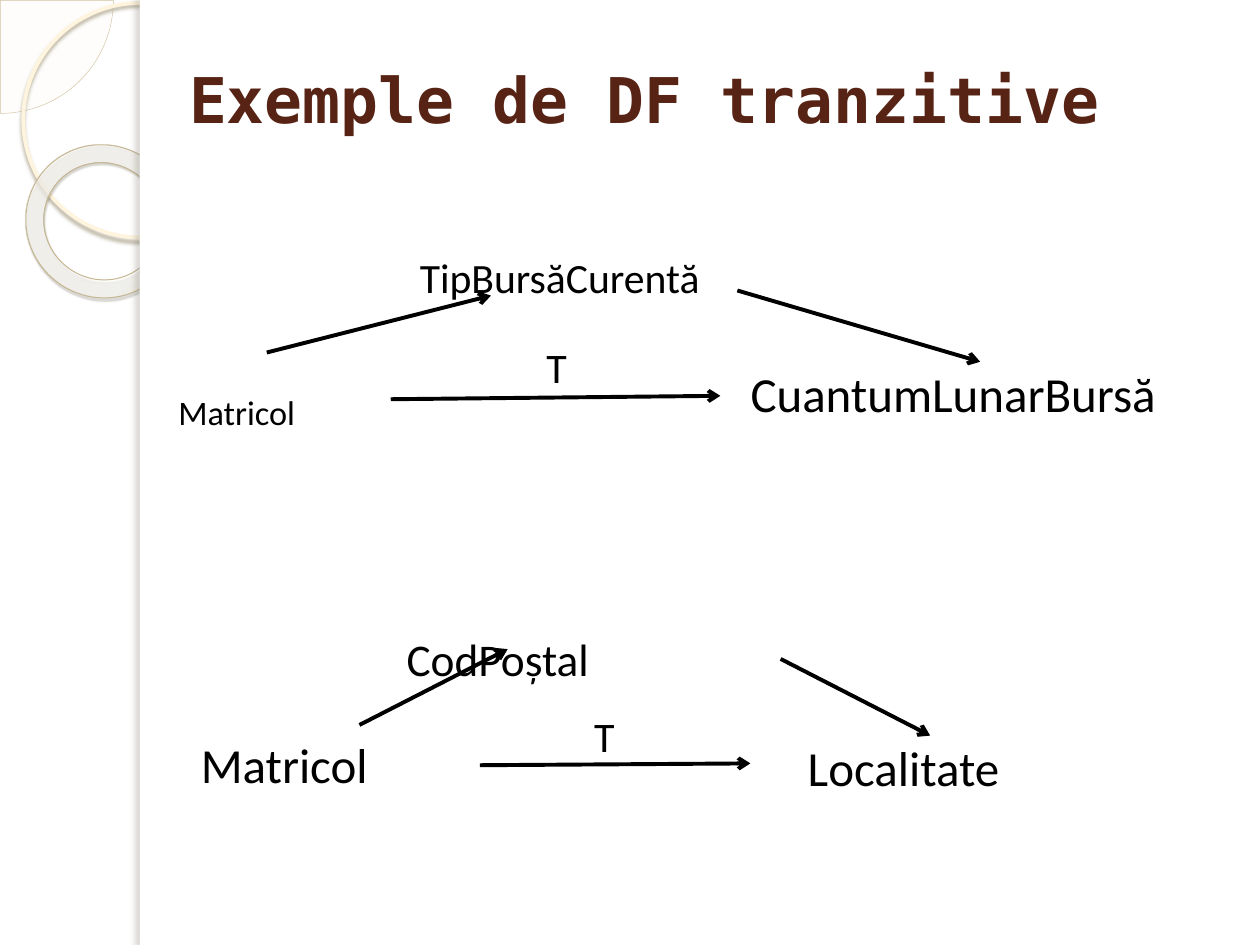
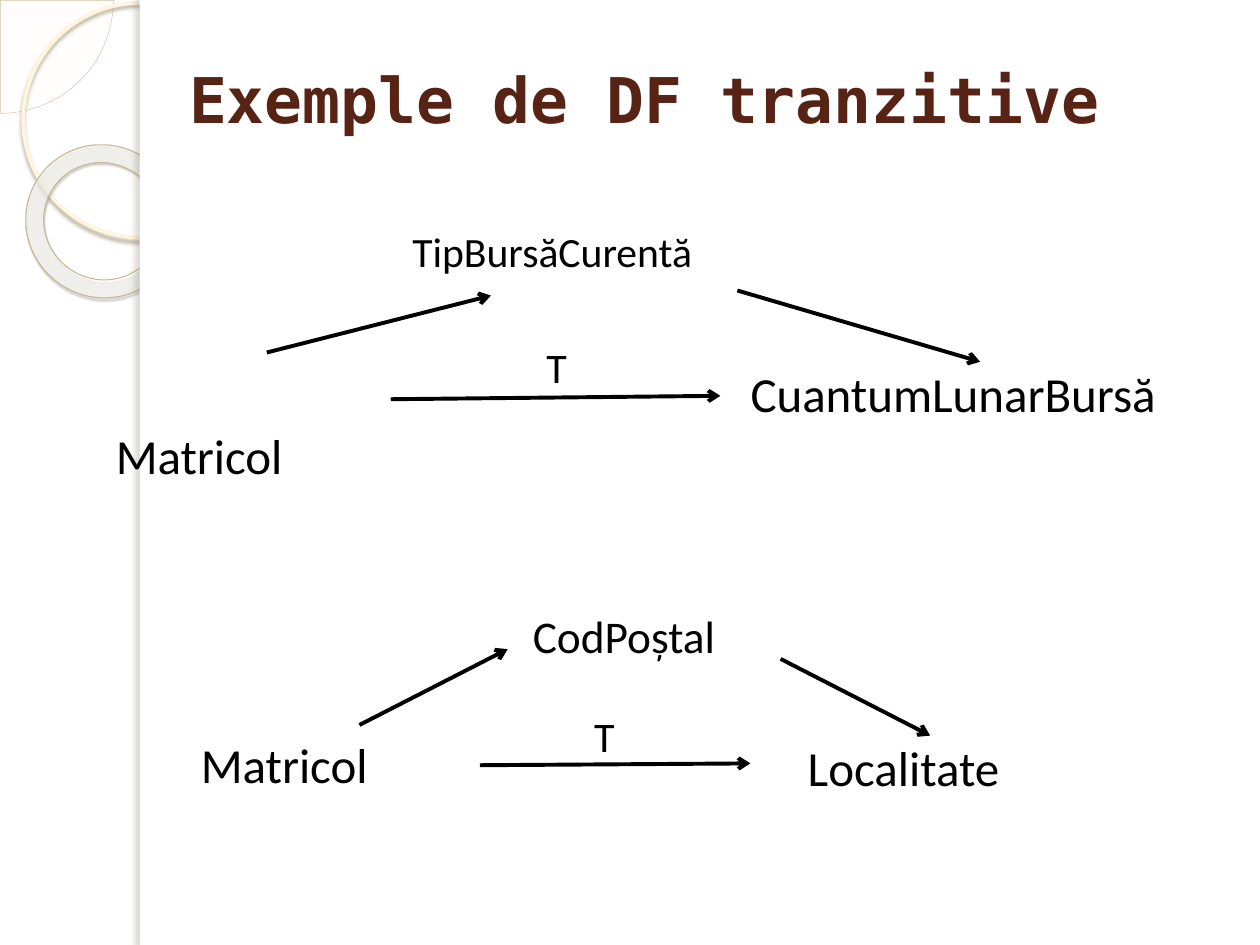
Before and after one commit to marinfotache/Baze-de-date-I, a slide deck: slide 35 of 03_Proiectarea BD prin normalizare/03b_Atribute_Dependente_intre_atribute.pptx. Drawn at 1260x945 pixels with LibreOffice and Linux fonts; fonts in the diff are those of the drawing; background and template pictures are left out. Boxes give left, top, right and bottom in pixels: in the first picture for what was removed or moved away, otherwise in the second. Text is boxed around its words. In the diff, an @@ line names an element or a change of style, - is before the commit and + after.

```diff
--- a/03_Proiectarea BD prin normalizare/03b_Atribute_Dependente_intre_atribute.pptx
+++ b/03_Proiectarea BD prin normalizare/03b_Atribute_Dependente_intre_atribute.pptx
@@ text "TipBursăCurentă" rewrapped from [420,264,700,304] to [412,238,692,274] @@
@@ text "Matricol": place and size @@
-text "Matricol" at [178,401,295,426]
+text "Matricol" at [116,440,283,475]
@@ text "Matricol" at [116,440,283,475]: size 19.6 to 28 pt; line spacing 0.8 to 1 @@
@@ text "CodPoştal": place and size @@
-text "CodPoştal" at [407,644,589,687]
+text "CodPoştal" at [533,621,715,662]
```
Also in this commit, not shown: 1 other slide changed.
